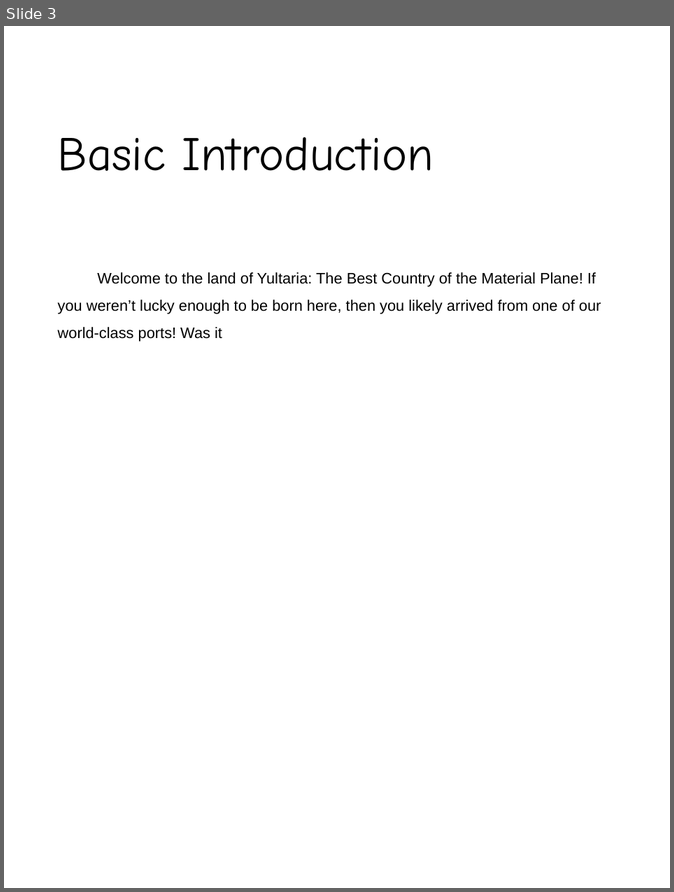
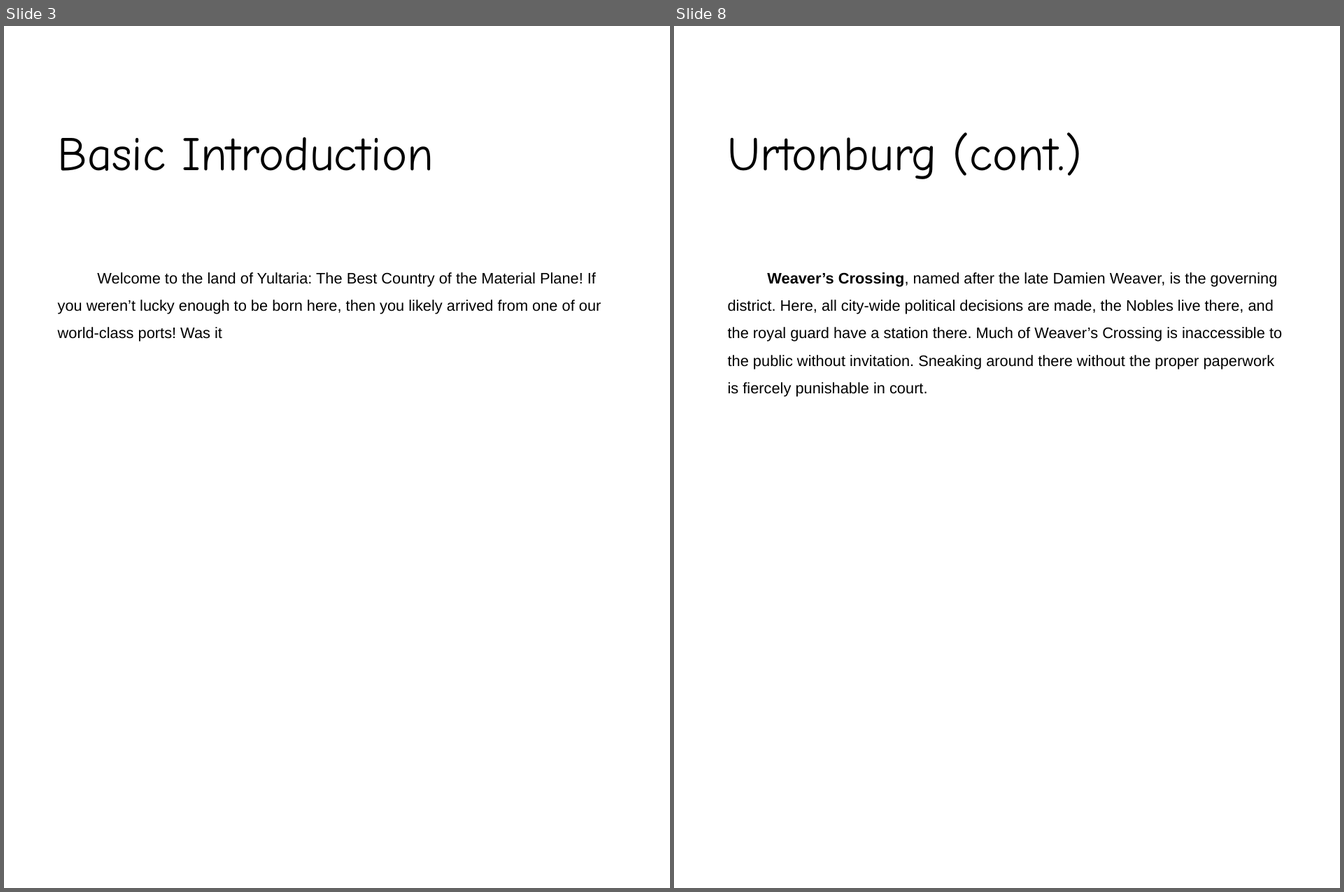
Before and after one commit to polic72/DnD-Stuff, a slide deck: The Jaws of Time.pptx. Shown side by side, each under a label of ours: slide 3 before the commit, slides 3 and 8 after it; the slides between them are not shown. The pictures are 674x892 and 1344x892 pixels, drawn with LibreOffice and Linux fonts; fonts in the diff are those of the drawing; background and template pictures are left out. Boxes give left, top, right and bottom in pixels: in the first picture for what was removed or moved away, otherwise in the second. Text is boxed around its words. In the diff, an @@ line names an element or a change of style, - is before the commit and + after.

Commit message:
Did a lot of Urtonburg stuff.

```diff
--- a/The Jaws of Time.pptx
+++ b/The Jaws of Time.pptx
@@ slide 8 added at (674,26,1340,888), background picture (left out) @@
@@ title added at (728,132,1082,179), 44 pt, text #000000 @@
+Urtonburg (cont.)
@@ text added at (728,272,1282,396), 14 pt, text #000000 @@
+Weaver’s Crossing, named after the late Damien Weaver, is the governing district. Here, all city-wide political decisions are made, the Nobles live there, and the royal guard have a station there. Much of Weaver’s Crossing is inaccessible to the public without invitation. Sneaking around there without the proper paperwork is fiercely punishable in court.
```
Also in this commit, not shown: 2 slides changed, 3 other slides added, 10 slides removed, 3 other files.
